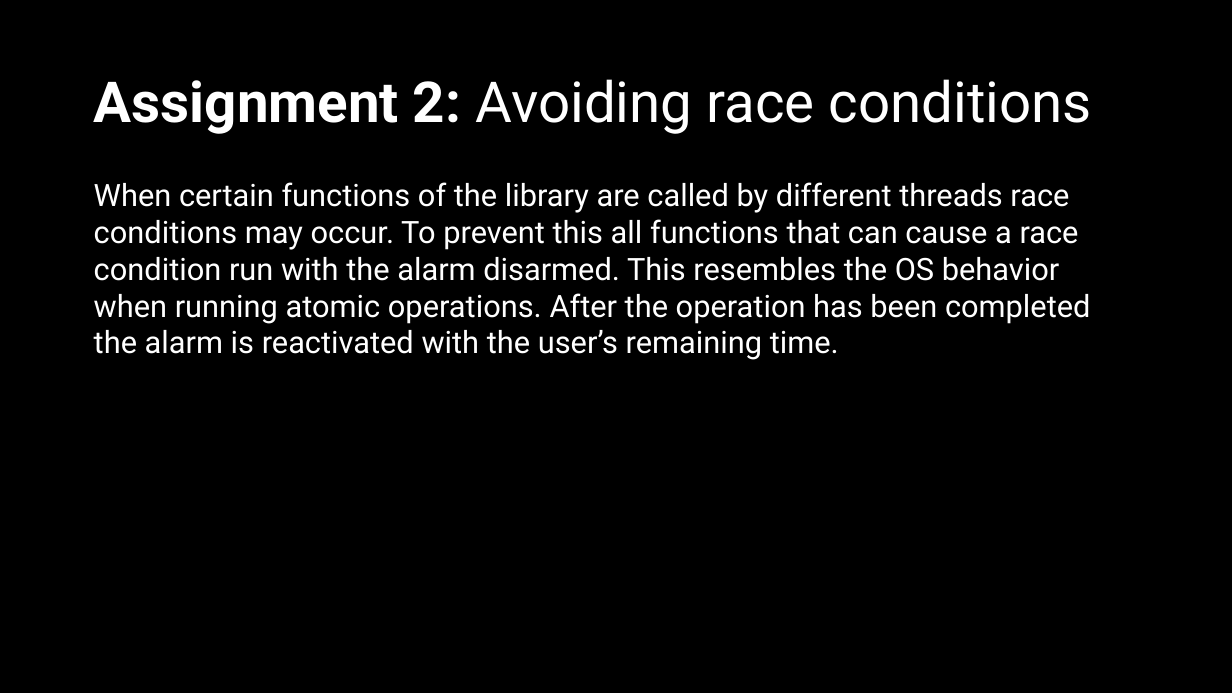
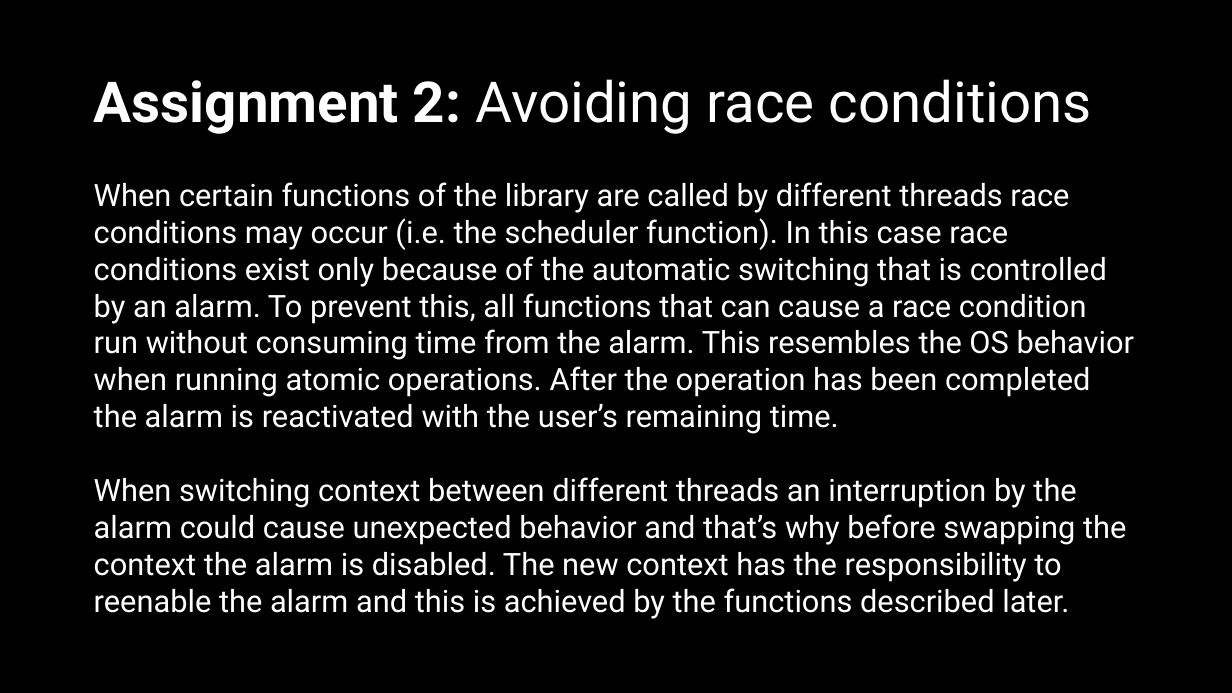
Before and after one commit to ACrispyCookie/ECE321-Concurrent-Programming, a slide deck: slide 14 of Project4/G9-4.pptx. Drawn at 1232x693 pixels with LibreOffice and Linux fonts; fonts in the diff are those of the drawing. Boxes give left, top, right and bottom in pixels: in the first picture for what was removed or moved away, otherwise in the second. Text is boxed around its words. In the diff, an @@ line names an element or a change of style, - is before the commit and + after.

```diff
--- a/Project4/G9-4.pptx
+++ b/Project4/G9-4.pptx
@@ text at [94, 182, 1134, 619]: text changed @@
-When certain functions of the library are called by different threads race conditions may occur. To prevent this all functions that can cause a race condition run with the alarm disarmed. This resembles the OS behavior when running atomic operations. After the operation has been completed the alarm is reactivated with the user’s remaining time.
+When certain functions of the library are called by different threads race conditions may occur (i.e. the scheduler function). In this case race conditions exist only because of the automatic switching that is controlled by an alarm. To prevent this, all functions that can cause a race condition run without consuming time from the alarm. This resembles the OS behavior when running atomic operations. After the operation has been completed the alarm is reactivated with the user’s remaining time.
+When switching context between different threads an interruption by the alarm could cause unexpected behavior and that’s why before swapping the context the alarm is disabled. The new context has the responsibility to reenable the alarm and this is achieved by the functions described later.
```
Also in this commit, not shown: 25 other slides changed, 12 slides added, 2 slides removed, 32 other files.
